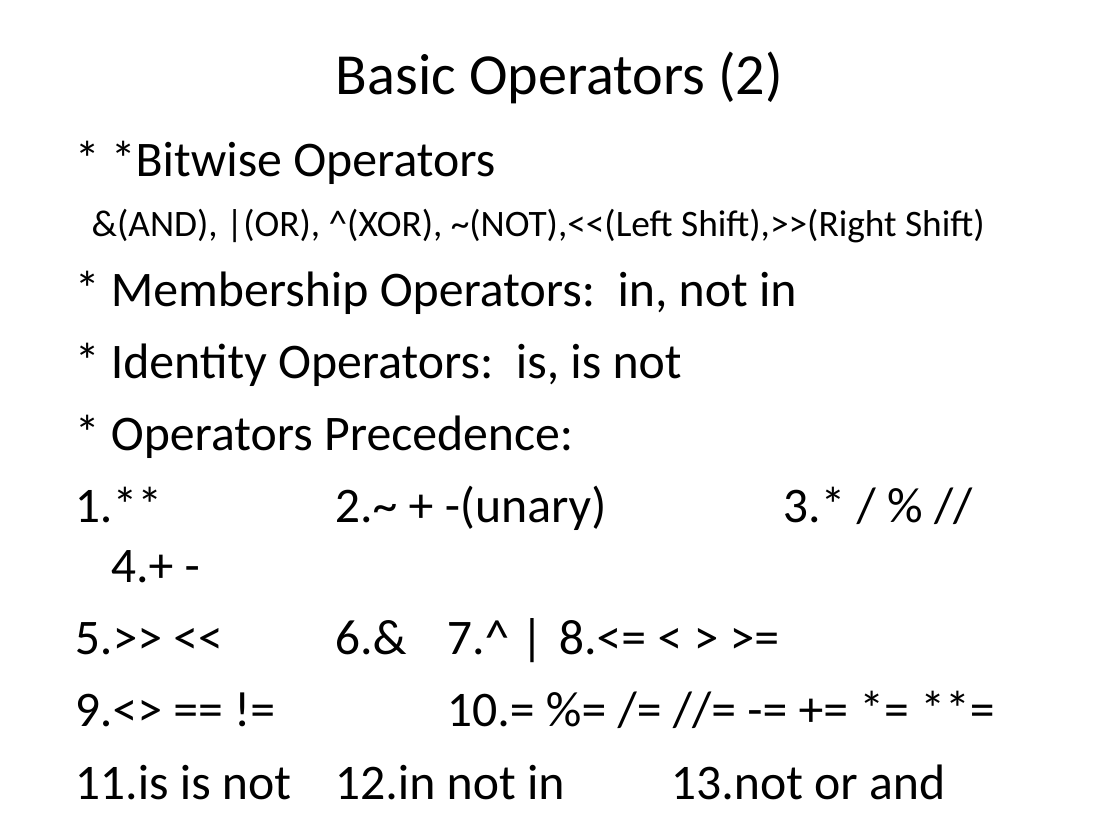
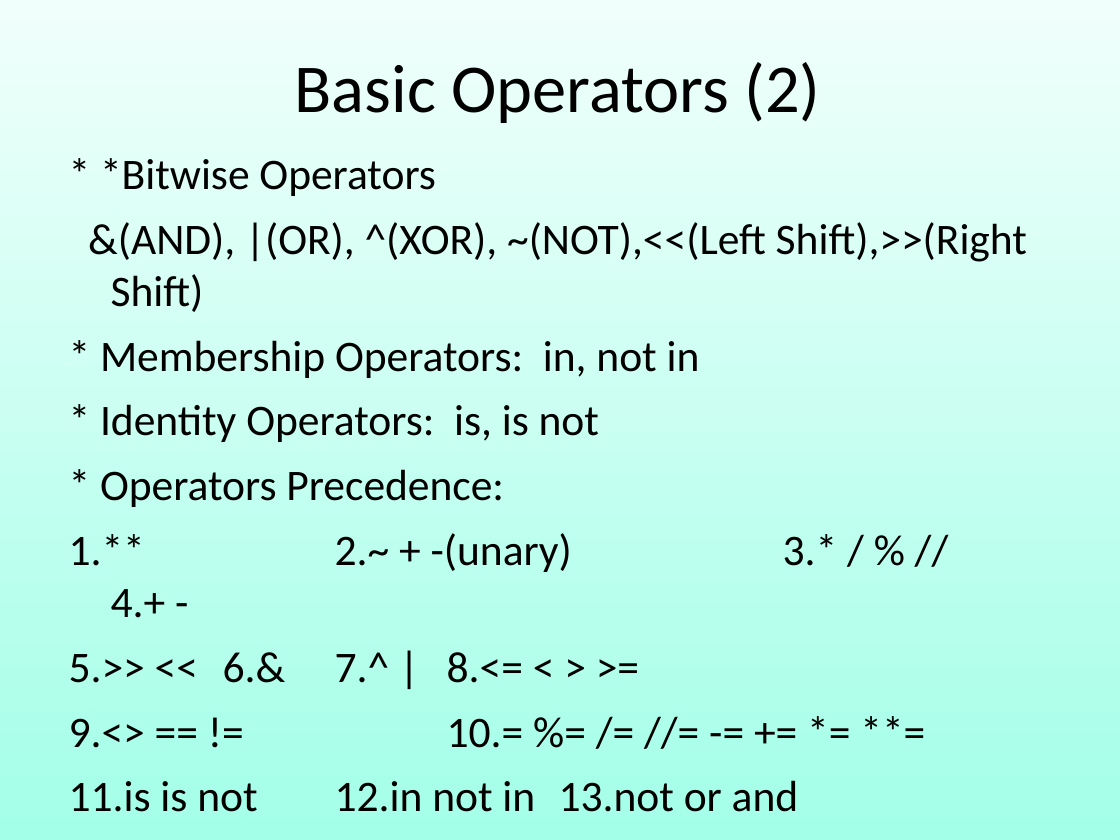
Before and after one commit to robin3795/Data, a slide deck: slide 19 of 2018_3.ppt (slide 22 before the commit). Drawn at 1120x840 pixels with LibreOffice and Linux fonts; fonts in the diff are those of the drawing. Boxes give left, top, right and bottom in pixels: in the first picture for what was removed or moved away, otherwise in the second. Text is boxed around its words. In the diff, an @@ line names an element or a change of style, - is before the commit and + after.

```diff
--- a/2018_3.ppt
+++ b/2018_3.ppt
@@ background #FFFFFF to gradient #F0FFFB to #A3FFE8 @@
@@ title "Basic Operators (2)": place and size @@
-title "Basic Operators (2)" at (56, 31, 1064, 112)
+title "Basic Operators (2)" at (295, 62, 821, 123)
@@ title "Basic Operators (2)" at (295, 62, 821, 123): size 37.4 to 44 pt @@
@@ text "* *Bitwise Operators": place and size @@
-text "* *Bitwise Operators" at (58, 121, 1067, 811)
+text "* *Bitwise Operators" at (69, 158, 1027, 812)
@@ text "* *Bitwise Operators" at (69, 158, 1027, 812): size 32 to 28 pt in "* *Bitwise Operators", "* Membership Operators: in, not in", "* Identity Operators: is, is not", "* Operators Precedence:" and 4 more places; size 24 to 28 pt in "&(AND), |(OR), ^(XOR), ~(NOT),<<(Left Shift),>>(Right Shift)"; indent changed @@
```
Also in this commit, not shown: 6 other slides changed, 11 slides added, 2 slides removed, 1 other file.
